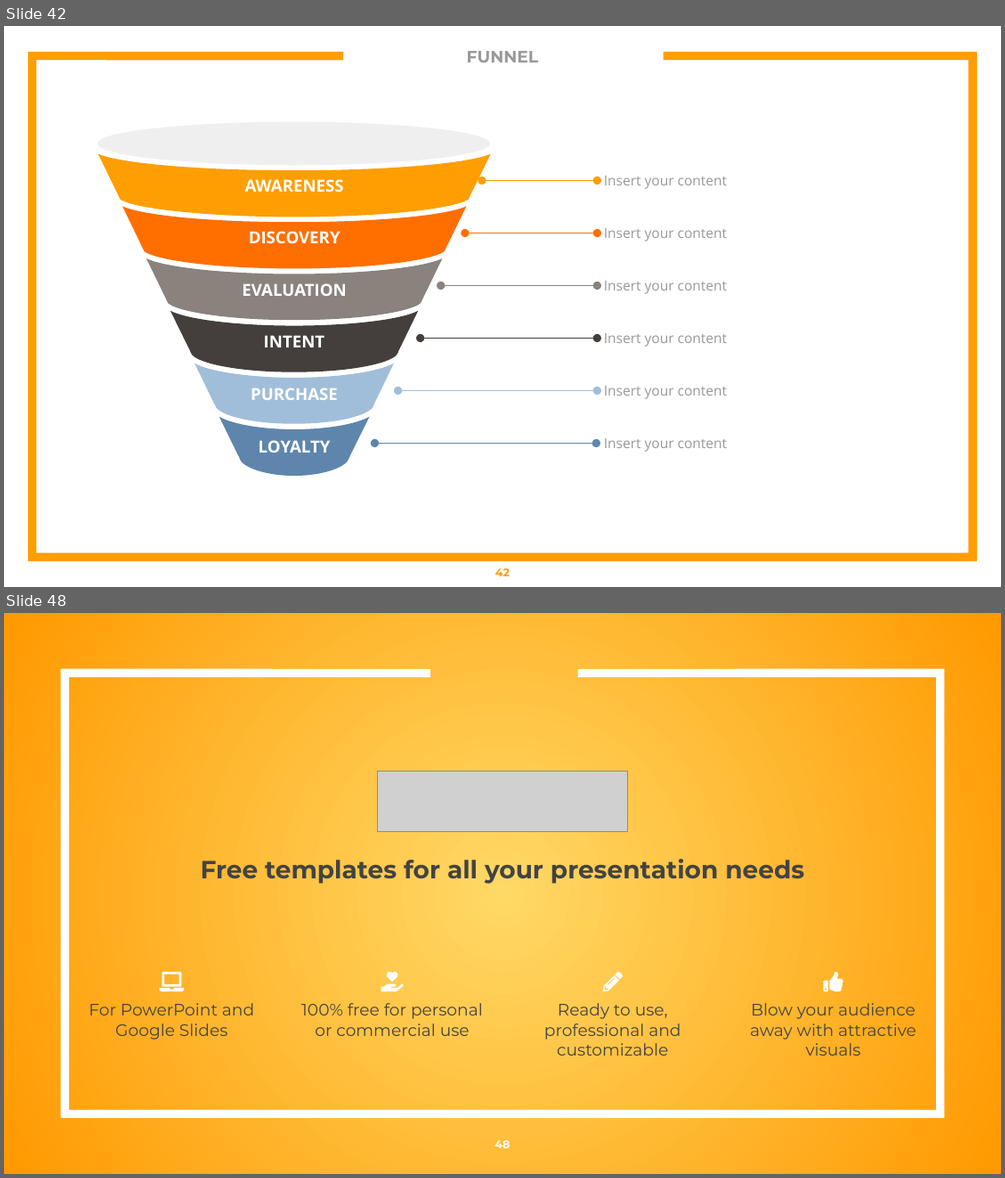
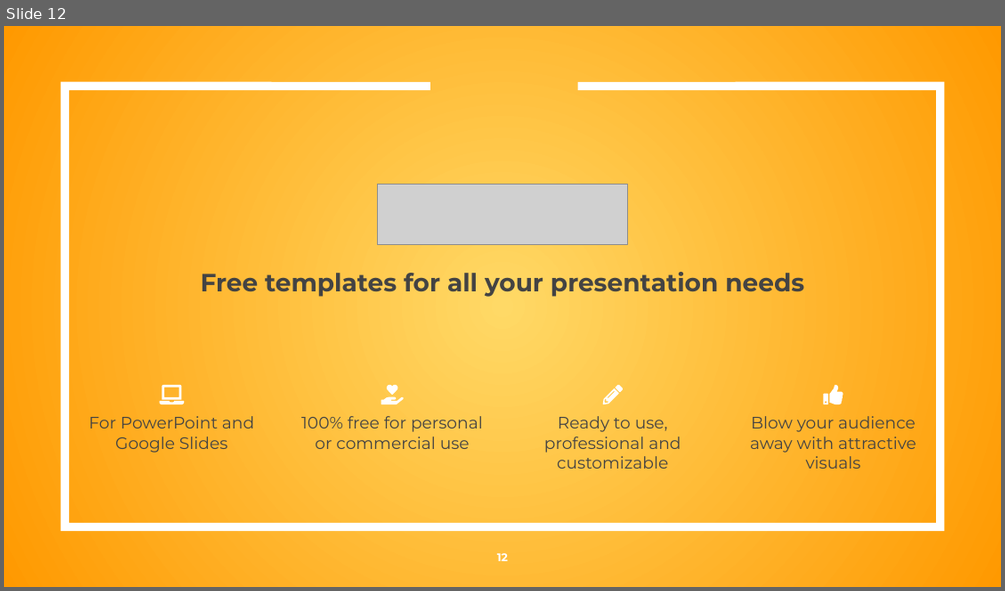
Before and after one commit to britt-emm/CGGroupProject, a slide deck: Wildfire_Group_Proj.pptx. Shown one above the other, each under a label of ours: slides 42 and 48 before the commit, slide 12 after it; the slides between them are not shown. The pictures are 1005x1178 and 1005x591 pixels, drawn with LibreOffice and Linux fonts; fonts in the diff are those of the drawing; grey boxes stand for pictures. Boxes give left, top, right and bottom in pixels: in the first picture for what was removed or moved away, otherwise in the second. Text is boxed around its words. In the diff, an @@ line names an element or a change of style, - is before the commit and + after.

```diff
--- a/Wildfire_Group_Proj.pptx
+++ b/Wildfire_Group_Proj.pptx
@@ slide 42 removed at [4, 26, 1001, 587], background #FFFFFF @@
@@ title removed at [467, 51, 539, 62] @@
-FUNNEL
@@ freeform shape removed at [32, 56, 972, 557] @@
@@ group removed at [97, 122, 491, 475]: 6 freeform shapes, 1 ellipse @@
-PURCHASE
-LOYALTY
-AWARENESS
-EVALUATION
-DISCOVERY
-INTENT
@@ double arrow removed from (481, 181) to (597, 181) @@
@@ text removed at [604, 176, 727, 189] @@
-Insert your content
@@ double arrow removed from (464, 233) to (597, 233) @@
@@ text removed at [604, 228, 727, 241] @@
-Insert your content
@@ double arrow removed from (441, 285) to (597, 285) @@
@@ text removed at [604, 281, 727, 294] @@
-Insert your content
@@ double arrow removed from (421, 338) to (597, 338) @@
@@ text removed at [604, 333, 727, 346] @@
-Insert your content
@@ double arrow removed from (397, 391) to (597, 391) @@
@@ text removed at [604, 386, 727, 399] @@
-Insert your content
@@ double arrow removed from (375, 443) to (596, 443) @@
@@ text removed at [604, 438, 727, 451] @@
-Insert your content
@@ page number removed at [495, 568, 510, 576] @@
-42
@@ what was slide 48 is now slide 12 @@
@@ page number at [497, 553, 508, 561]: text changed @@
-48
+12
```
Also in this commit, not shown: 9 slides changed, 1 slide added, 36 other slides removed.
